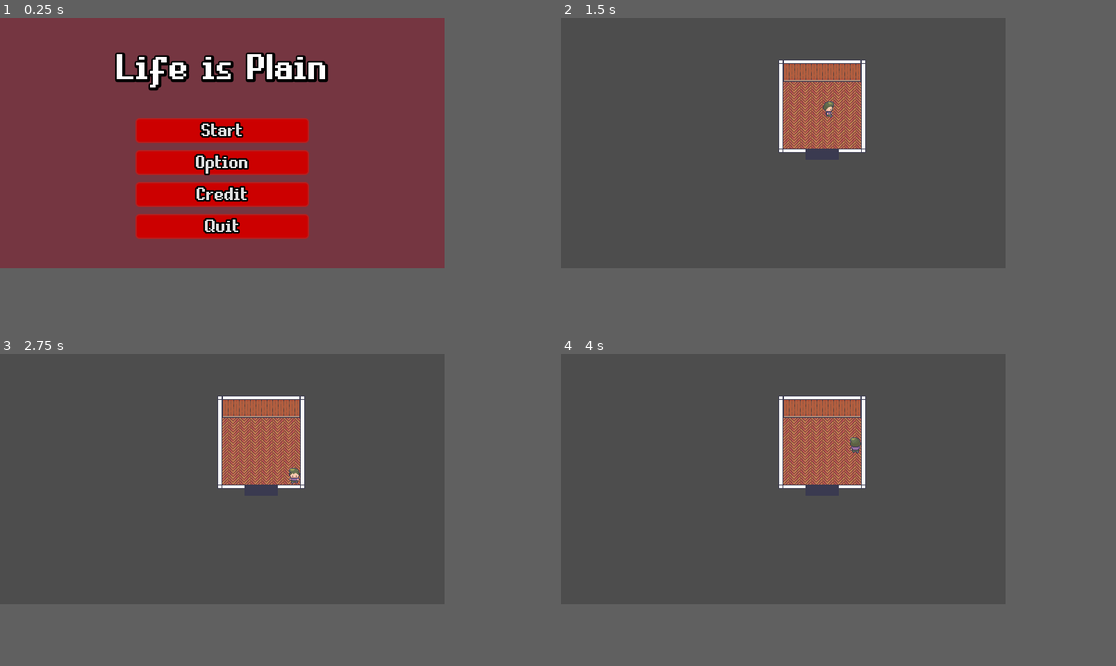
Above: before the commit, frames 1-4 (two rows, left to right).
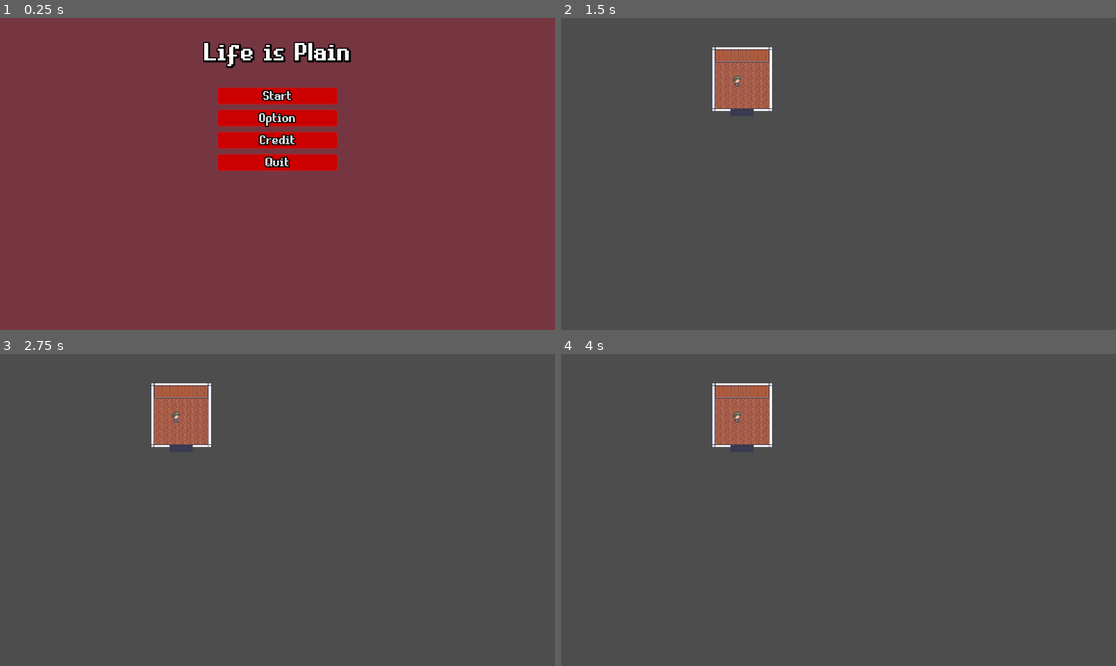
Above: after the commit, the same moments.

Repository: Zotchh/Life-is-Plain
Game: Godot game, scene res://main/menu.tscn
Two runs of this game, one before a commit and one after it. Both use one fixed random seed, a clock stepped at 60 frames per second and the inputs below. After the commit the project has no main scene; this scene is started directly in both runs.
Inputs:
- Up to frame 1 (0.25 s): no input
- Up to frame 2 (1.5 s): click "Start" at 0.5 s; tap Enter at 1.25 s; hold D (right, bound only before the commit) from 1.28 s (still down); tap Space (interact, bound only before the commit) at 1.35 s
- Up to frame 3 (2.75 s): release D (right, bound only before the commit) at 2.03 s; hold S (down, bound only before the commit) from 2.03 s (still down); tap Space (interact, bound only before the commit) at 2.1 s
- Up to frame 4 (4 s): tap Space (interact, bound only before the commit) at 2.75, 2.85, 3.6 s; release S (down, bound only before the commit) at 2.78 s; hold D (right, bound only before the commit) 2.78-3.53 s; tap Enter at 3.5 s; hold W (up, bound only before the commit) from 3.53 s (still down)
In our replay, the window is 640x360 before the commit and 799x449 after it. These sizes can differ from the game's own. Grey fills any space a smaller window leaves; there, only what the larger window draws over its background counts as a difference.

The runs differ from the first frame. In frame 1, 15% of the frame differs, in the area x 20-64%, y 7-71%; in frame 2, 6.3%; in frame 3, 6.3%; in frame 4, 6.3%.

Commit message:
Add files via upload

Diff:
--- a/project.godot
+++ b/project.godot
@@ -10,47 +10,15 @@
 
 [application]
 
-config/name="Life is Plain"
-run/main_scene="res://main/menu.tscn"
+config/name="world"
+run/main_scene="res://world_2d.tscn"
 config/features=PackedStringArray("4.2", "Forward Plus")
 config/icon="res://icon.svg"
 
-[display]
-
-window/size/viewport_width=640
-window/size/viewport_height=360
-window/stretch/mode="canvas_items"
-window/stretch/aspect="expand"
-
 [input]
 
-right={
+increase_resource={
 "deadzone": 0.5,
-"events": [Object(InputEventKey,"resource_local_to_scene":false,"resource_name":"","device":0,"window_id":0,"alt_pressed":false,"shift_pressed":false,"ctrl_pressed":false,"meta_pressed":false,"pressed":false,"keycode":0,"physical_keycode":68,"key_label":0,"unicode":0,"echo":false,"script":null)
+"events": [Object(InputEventKey,"resource_local_to_scene":false,"resource_name":"","device":0,"window_id":0,"alt_pressed":false,"shift_pressed":false,"ctrl_pressed":false,"meta_pressed":false,"pressed":false,"keycode":0,"physical_keycode":4194321,"key_label":0,"unicode":0,"echo":false,"script":null)
 ]
 }
-left={
-"deadzone": 0.5,
-"events": [Object(InputEventKey,"resource_local_to_scene":false,"resource_name":"","device":0,"window_id":0,"alt_pressed":false,"shift_pressed":false,"ctrl_pressed":false,"meta_pressed":false,"pressed":false,"keycode":0,"physical_keycode":65,"key_label":0,"unicode":0,"echo":false,"script":null)
-]
-}
-down={
-"deadzone": 0.5,
-"events": [Object(InputEventKey,"resource_local_to_scene":false,"resource_name":"","device":0,"window_id":0,"alt_pressed":false,"shift_pressed":false,"ctrl_pressed":false,"meta_pressed":false,"pressed":false,"keycode":0,"physical_keycode":83,"key_label":0,"unicode":0,"echo":false,"script":null)
-]
-}
-up={
-"deadzone": 0.5,
-"events": [Object(InputEventKey,"resource_local_to_scene":false,"resource_name":"","device":0,"window_id":0,"alt_pressed":false,"shift_pressed":false,"ctrl_pressed":false,"meta_pressed":false,"pressed":false,"keycode":0,"physical_keycode":87,"key_label":0,"unicode":0,"echo":false,"script":null)
-]
-}
-interact={
-"deadzone": 0.5,
-"events": [Object(InputEventKey,"resource_local_to_scene":false,"resource_name":"","device":-1,"window_id":0,"alt_pressed":false,"shift_pressed":false,"ctrl_pressed":false,"meta_pressed":false,"pressed":false,"keycode":0,"physical_keycode":32,"key_label":0,"unicode":32,"echo":false,"script":null)
-]
-}
-
-[rendering]
-
-textures/canvas_textures/default_texture_filter=0
-renderer/rendering_method="gl_compatibility"
